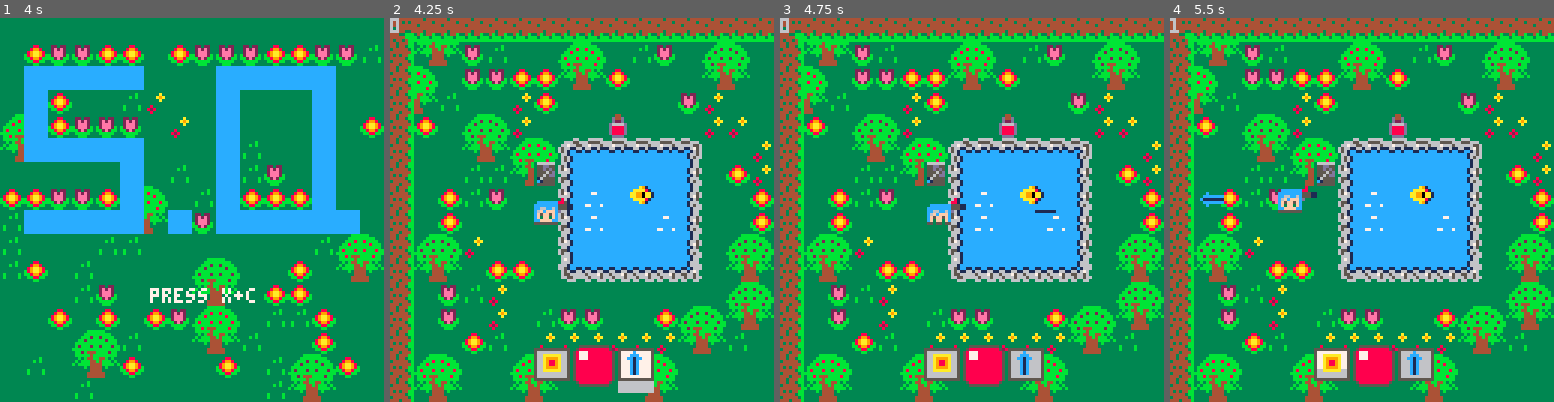
Above: before the commit, frames 1-4 (left to right).
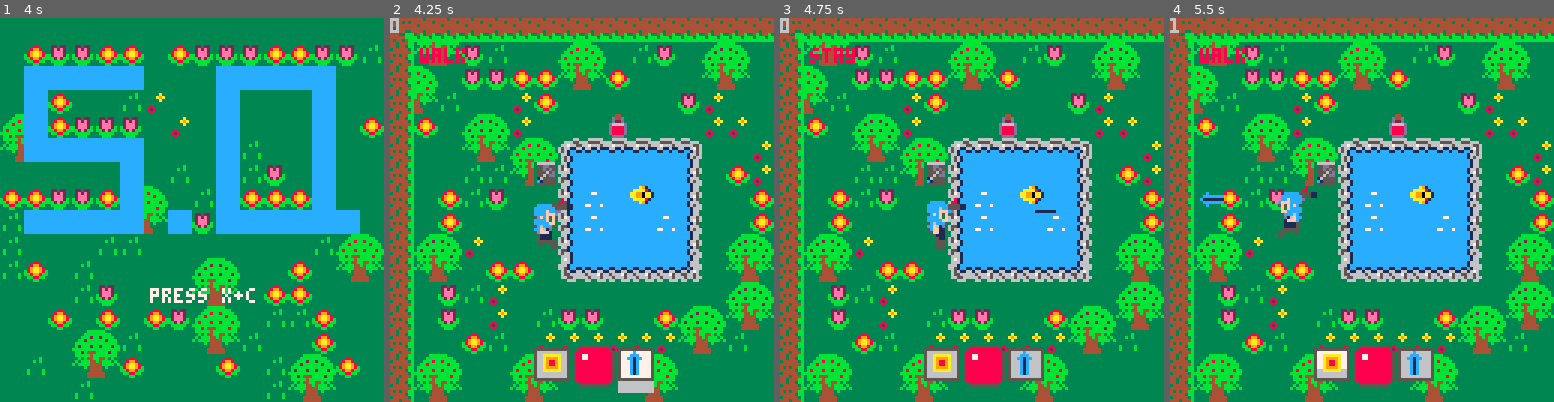
Above: after the commit, the same moments.

Repository: JasonHaenlin/pico-8-sophiaquest
Game: PICO-8 cartridge sophiaquest.p8
Same seed, same stepped clock (60 frames per second), same inputs: the game is played once before the commit and once after it.
Inputs:
- Up to frame 1 (4 s): tap X (X key) at 0.33, 1.07, 1.85, 2.97 s; tap O (Z key) at 0.7, 1.7, 2.1, 2.5, 2.9, 3.3, 3.7 s; hold Right 1.6-2.1 s; hold Up 2.15-2.42 s; hold Right 2.47-3.03 s; hold Left 3.08-3.58 s; hold Down 3.63-3.97 s
- Up to frame 2 (4.25 s): hold Right from 4.02 s (still down); tap X (X key) at 4.08 s; tap O (Z key) at 4.1 s
- Up to frame 3 (4.75 s): tap O (Z key) at 4.5 s; release Right at 4.68 s; hold Up from 4.73 s (still down)
- Up to frame 4 (5.5 s): tap O (Z key) at 4.9, 5.3 s; release Up at 5.03 s; hold Left from 5.08 s (still down); tap X (X key) at 5.2 s

Frame 1 is identical in both runs. In frame 2, 0.8% of the frame differs, in the area x 7-52%, y 7-90%; in frame 3, 0.7%; in frame 4, 0.8%.

Commit message:
animation for a 8*16 player

Diff:
--- a/sophiaquest.p8
+++ b/sophiaquest.p8
@@ -8,16 +8,11 @@
 black,dark_blue,dark_purple,dark_green,brown,dark_gray,light_gray,white,red,orange,yellow,green,blue,indigo,pink,peach=0,1,2,3,4,5,6,7,8,9,10,11,12,13,14,15
 player,bullet,ennemy=0,1,2
 immortalobject=1000
-nbofennemies=1
+nbofennemies=10
 melee,ranged=1,20
 -- var
 dbg=""
 
-animations={
- anim="talk",
- walk={f=1,st=1,sz=2,spd=1/5},
- talk={f=16,st=16,sz=3,spd=1/5}
-}
 
 flags={
  heal=0,
@@ -41,9 +36,9 @@
 spr_life = {
  {0,0,5,5,5,5,5,5,5,5,5,5,0,0},
  {0,5,8,8,8,8,8,8,8,8,8,8,5,0},
- {5,8,7,7,7,8,8,8,8,8,8,8,8,5},
- {5,8,7,7,7,8,8,8,8,8,8,8,8,5},
- {5,8,7,7,7,8,8,8,8,8,8,8,8,5},
+ {5,8,8,8,8,8,8,8,8,8,8,8,8,5},
+ {5,8,8,7,7,8,8,8,8,8,8,8,8,5},
+ {5,8,8,7,7,8,8,8,8,8,8,8,8,5},
  {5,8,8,8,8,8,8,8,8,8,8,8,8,5},
  {5,8,8,8,8,8,8,8,8,8,8,8,8,5},
  {5,8,8,8,8,8,8,8,8,8,8,8,8,5},
@@ -127,16 +122,23 @@
 end
 
 function make_player()
- local s = 129
- p = make_actor(45,60,s,player,life.player)
+ p = make_actor(45,60,129,player,life.player,up)
  p.weapon = items[5]
- p.d = up
- p.anim = "talk"
- p.walk = {f=s,st=s,sz=2,spd=1/5}
- p.talk = {f=s+32,st=s+32,sz=3,spd=1/5}
+ p.anim = "stay"
+ p.walk = make_anim("walk",cframes(162,130,162,130,163,161),1/5)
+ p.stay = make_anim("stay",cframes(130,130,130,130,131,129),1/5)
  p.cd = 0
  p.cdfx = 0
  p.box = {x1=0,y1=0,x2=6,y2=7}
+end
+
+function make_anim(name,frames,spd)
+ local a = {}
+ a.time = 0
+ a.anim = name
+ a.spd = spd
+ a.f = frames
+ return a
 end
 
 function make_game()
@@ -144,7 +146,7 @@
  make_weapons()
  make_player()
  make_map_items()
- make_ennemies(nbofennemies, {4})
+ -- make_ennemies(nbofennemies, {4})
 end
 
 function make_map_items()
@@ -160,7 +162,7 @@
  for s in all(aspr) do
   for i=1,nb/#aspr do
    a = ggdspot(248,248)
-   mstr = make_actor(a.x,a.y,s,ennemy,life.ennemy)
+   mstr = make_actor(a.x,a.y,s,ennemy,life.ennemy,up)
    mstr.weapon = items[4]
    mstr.cooldown = 50
    mstr.anim = "walk"
@@ -271,6 +273,16 @@
 
 -- move
 
+function cframes(fl1,fl2,fr1,fr2,fu,fd)
+ local f = {
+  {{f=fl1,fy=true},{f=fl2,fy=true}},
+  {{f=fr1,fy=false},{f=fr2,fy=false}},
+  {{f=fu,fy=false},{f=fu,fy=true}},
+  {{f=fd,fy=false},{f=fd,fy=true}}
+ }
+ return f
+end
+
 function controls_menu()
  if (btnp(up) and selected_item > 1) then
   selected_item -= 1
@@ -291,7 +303,7 @@
  if (is_moving(right)) move(p,1,0,6,6)
  if (is_moving(up)) move(p,0,-1,6,0)
  if (is_moving(down)) move(p,0,1,6,6)
- if (is_not_moving()) p.anim = "talk"
+ if (is_not_moving()) p.anim = "stay"
  action()
 end
 
@@ -378,7 +390,7 @@
  limit = limit or 1000
  local rx = 1000
  local ry = 1000
- local target = {}
+ local target = {x=1000,y=1000}
  for a in all(actors) do
   if(a.tag == ennemy) then
    if((rx+ry)/2 > check_distance_from_player(a)) then
@@ -476,19 +488,17 @@
  end
 end
 
-function anim(a)
-	a.f += a.spd
-	if(a.f > a.st + a.sz) then
-		a.f = a.st
-	end
-	return flr(a.f)
+function anim(a,f)
+	f.time += f.spd
+ if(f.time > 2) f.time = 0
+	return f.f[a.d+1][flr(f.time)+1]
 end
 
 function anim_player(a)
-	if(a.anim == "talk") then
-		return anim(a.talk)
+	if(a.anim == "stay") then
+		return anim(a,a.stay)
 	else
-		return anim(a.walk)
+		return anim(a,a.walk)
 	end
 end
 
@@ -594,14 +604,14 @@
  return inv
 end
 
-function highlight(f,x,y,c,direction)
- local inv = manage_direction(direction)
+function highlight(anim,x,y,c,direction)
 	for i=1,16 do
 		pal(i,c)
  end
- spr(f,x,y+1,1,1,inv.h,inv.v)
+ spr(anim.f,x,y+1,1,2,anim.fy,false)
  pal()
- spr(f,x,y,1,1,inv.h,inv.v)
+ spr(anim.f,x,y,1,2,anim.fy,false)
+ dbg = p.anim
 end
 
 -- collisions
@@ -752,7 +762,7 @@
  for a in all(actors) do
   if (a.tag == player or a.tag == ennemy) then
    draw_weapon(a)
-   highlight(anim_player(a),a.x,a.y,5)
+   highlight(anim_player(a),a.x,a.y,5,2)
   else
    local inv = manage_direction(a.d)
    spr(a.s,a.x,a.y,1,1,inv.h,inv.v)
